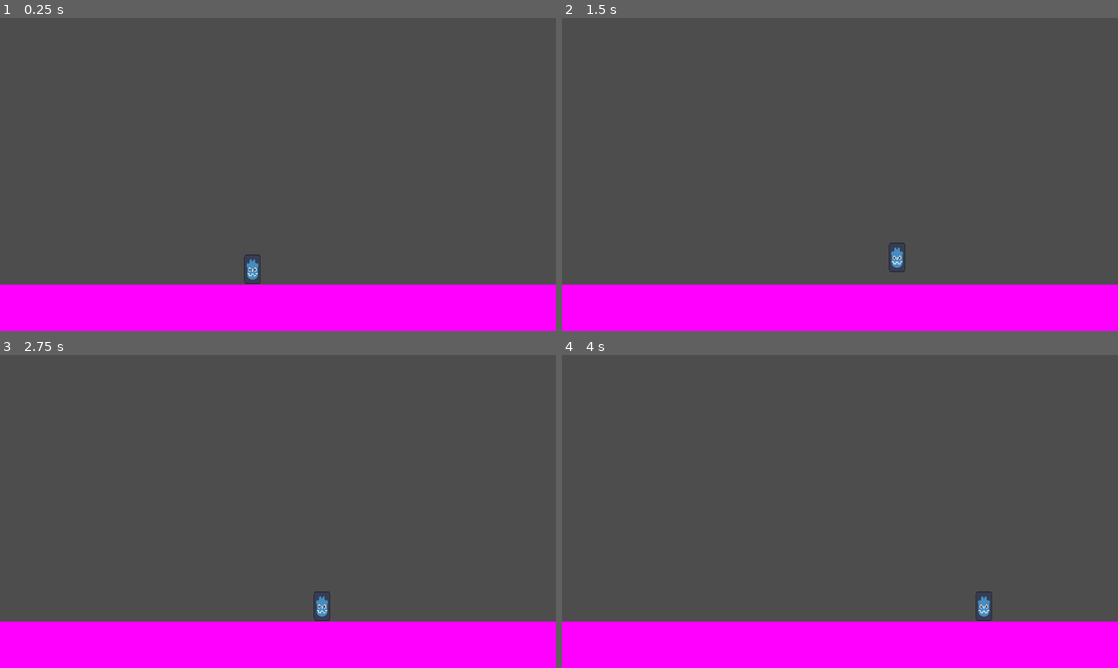
Above: before the commit, frames 1-4 (two rows, left to right).
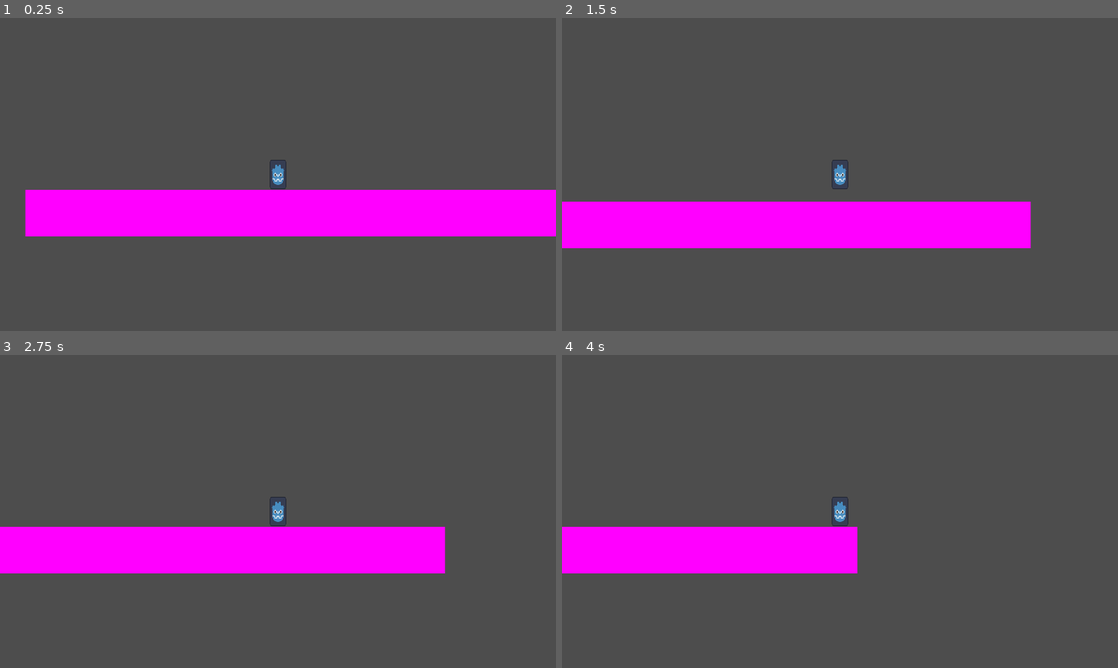
Above: after the commit, the same moments.

Repository: VoidedCrystal/GloopifyGame
Game: Godot game, scene res://Levels/TestLevel.tscn
Same seed, same stepped clock (60 frames per second), same inputs: the game is played once before the commit and once after it.
Inputs:
- Up to frame 1 (0.25 s): no input
- Up to frame 2 (1.5 s): tap Enter at 0.5 s; hold Right (move-right) from 0.53 s (still down); tap Space (jump) at 0.77 s
- Up to frame 3 (2.75 s): tap Space (jump) at 1.52 s; release Right (move-right) at 2.03 s; hold Left (move-left) from 2.03 s (still down)
- Up to frame 4 (4 s): release Left (move-left) at 2.78 s; hold Right (move-right) from 2.78 s (still down); tap Space (jump) at 3.02, 3.77 s

The runs differ from the first frame. In frame 1, 29% of the frame differs, in the area x 0-100%, y 45-100%; in frame 2, 28%; in frame 3, 27%; in frame 4, 23%.

Commit message:
Added player acceleration

Diff:
--- a/Gloopify!/Entities/Player.tscn
+++ b/Gloopify!/Entities/Player.tscn
@@ -16,3 +16,5 @@
 
 [node name="CollisionShape2D" type="CollisionShape2D" parent="."]
 shape = SubResource("CapsuleShape2D_mwixp")
+
+[node name="Camera2D" type="Camera2D" parent="."]
--- a/Gloopify!/Entities/player.gd
+++ b/Gloopify!/Entities/player.gd
@@ -1,9 +1,12 @@
 extends CharacterBody2D
 
+const BASE_SPEED = 275.0
+const JUMP_VELOCITY = -400.0
+const MAX_SPEED = 1000.0
 
-const SPEED = 300.0
-const JUMP_VELOCITY = -400.0
-
+var speed = 275.0
+var current_direction = 0
+var last_direction = 0
 
 func _physics_process(delta: float) -> void:
 	# Add the gravity.
@@ -15,11 +18,25 @@
 		velocity.y = JUMP_VELOCITY
 
 	# Get the input direction and handle the movement/deceleration.
-	# As good practice, you should replace UI actions with custom gameplay actions.
 	var direction := Input.get_axis("move-left", "move-right")
 	if direction:
-		velocity.x = direction * SPEED
+		velocity.x = direction * speed
 	else:
-		velocity.x = move_toward(velocity.x, 0, SPEED)
+		velocity.x = move_toward(velocity.x, 0, speed)
+		current_direction = 0
+		speed = BASE_SPEED
+
+	if Input.is_action_just_pressed("move-left"):
+		current_direction = -1
+	elif Input.is_action_just_pressed("move-right"):
+		current_direction = 1
+
+	#increase speed if necessary
+	if current_direction == last_direction and speed < MAX_SPEED:
+		speed += 5
+	elif current_direction != last_direction:
+		speed = BASE_SPEED
 
 	move_and_slide()
+
+	last_direction = current_direction
